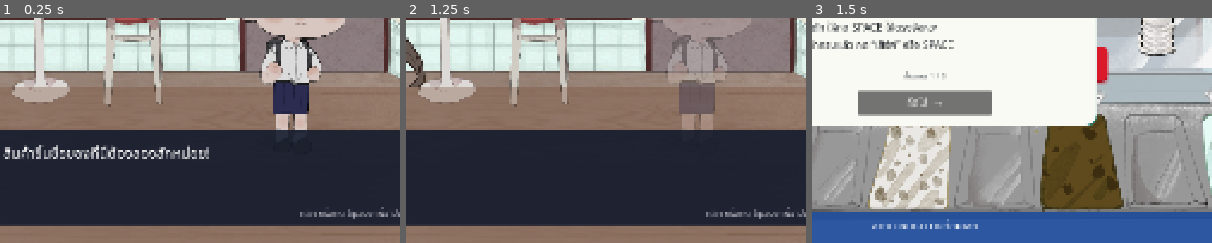
Above: before the commit, frames 1-3 (left to right).
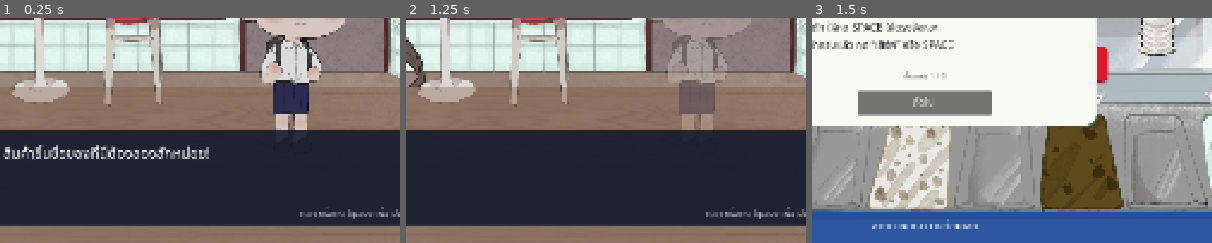
Above: after the commit, the same moments.

Repository: PEKZA007/PROJECT_2D_G4
Game: Godot game, scene res://Game.tscn
Two runs of this game, one before a commit and one after it. Both use one fixed random seed, a clock stepped at 60 frames per second and the inputs below. This scene is started directly instead of the project's main scene.
Inputs (mouse positions are % of the whole screen's width and height, from its top left):
- Up to frame 1 (0.25 s): no input
- Up to frame 2 (1.25 s): click (50, 50) at 0.5 s
- Up to frame 3 (1.5 s): click "ข้าม" at 1.25 s
The pictures show only the part of the screen within x 36-86%, y 50-100%; the shares and areas given below are measured in that part.

Frames 1-2 are identical in both runs. In frame 3, 0.1% of the frame differs, in the area x 24-33%, y 35-40%.

Commit message:
v.2.1.8
debug tutoeial

Diff:
--- a/Game.gd
+++ b/Game.gd
@@ -436,7 +436,7 @@
 - วันนี้ยังไม่มีท็อปปิ้ง
 
 ทำตามออเดอร์ที่เห็นได้เลย ไม่ต้องเดาของที่ล็อกไว้"],
-				[" พร้อมเปิดร้าน!", "จำง่าย ๆ: ภาชนะ → ตักรส → กด SPACE ตามจังหวะ → เสิร์ฟ
+				[" พร้อมเปิดร้าน!", "จำง่าย ๆ: ภาชนะ  ตักรส  กด SPACE ตามจังหวะ  เสิร์ฟ
 
 พรุ่งนี้จะปลดล็อกท็อปปิ้งเพิ่ม!
 
@@ -480,9 +480,9 @@
 - ลูกค้าจะสุ่มออเดอร์จากของที่ปลดล็อกแล้วเท่านั้น"],
 				[" เริ่มขายแบบเต็มร้าน!", "ตอนนี้จำกติกาการปลดล็อกได้แล้ว:
 
-Day 0 → 3 รส / ไม่มีท็อปปิ้ง
-Day 1 → 3 รส / มีท็อปปิ้ง
-Day 2+ → 6 รส / มีท็อปปิ้ง
+Day 0  3 รส / ไม่มีท็อปปิ้ง
+Day 1  3 รส / มีท็อปปิ้ง
+Day 2ขึ้นไป  6 รส / มีท็อปปิ้ง
 
 กด “เริ่มเล่น” แล้วลุยเลย!"]
 			]
@@ -499,7 +499,7 @@
 	tutorial_title.text = pages[tutorial_step][0]
 	tutorial_body.text = pages[tutorial_step][1]
 	tutorial_progress.text = "ขั้นตอน %d / %d" % [tutorial_step + 1, pages.size()]
-	tutorial_button.text = "เริ่มเล่น" if tutorial_step == pages.size() - 1 else "ถัดไป  →"
+	tutorial_button.text = "เริ่มเล่น" if tutorial_step == pages.size() - 1 else "ถัดไป "
 
 
 func _on_tutorial_button_pressed() -> void:
Not shown, changed: docs/index.pck
